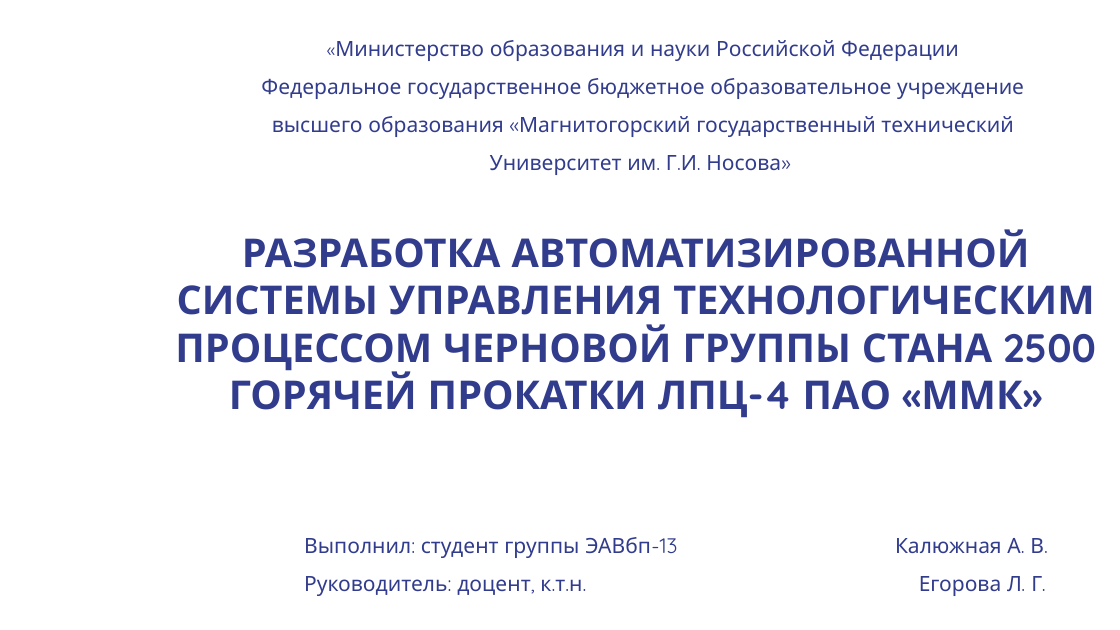
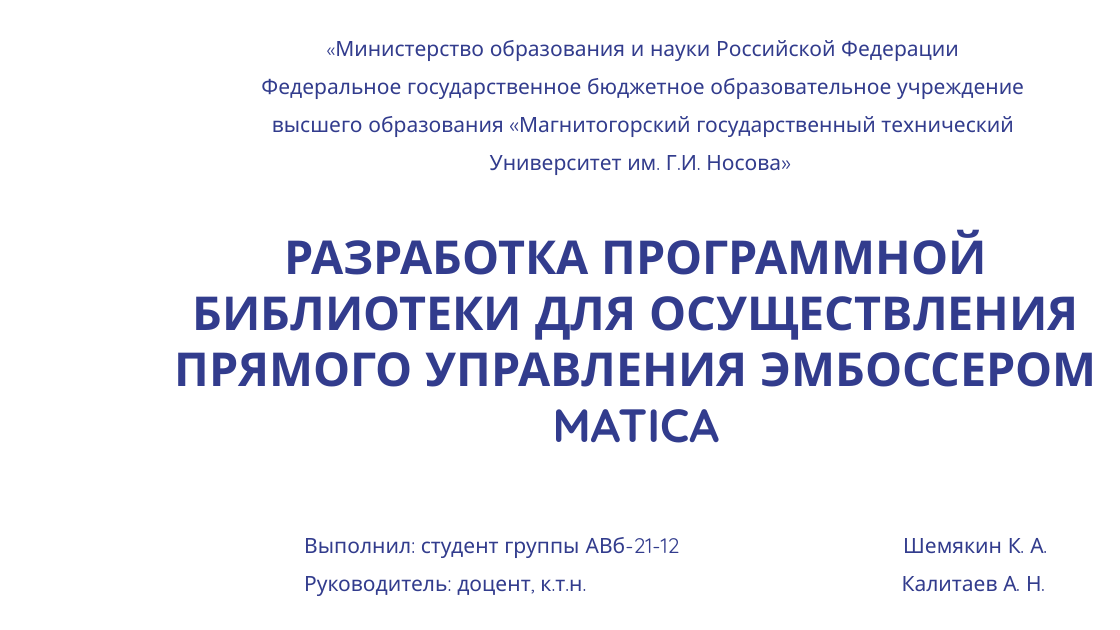
Before and after one commit to KonstantinShemyakin/Diplom, a slide deck: slide 1 of Presentation/NMSTU_Presentation.pptx. Drawn at 1120x630 pixels with LibreOffice and Linux fonts; fonts in the diff are those of the drawing; background and template pictures are left out. Boxes give left, top, right and bottom in pixels: in the first picture for what was removed or moved away, otherwise in the second. Text is boxed around its words. In the diff, an @@ line names an element or a change of style, - is before the commit and + after.

```diff
--- a/Presentation/NMSTU_Presentation.pptx
+++ b/Presentation/NMSTU_Presentation.pptx
@@ text at bbox=[175, 230, 1097, 443]: text changed; size 34 to 40 pt @@
-РАЗРАБОТКА АВТОМАТИЗИРОВАННОЙ СИСТЕМЫ УПРАВЛЕНИЯ ТЕХНОЛОГИЧЕСКИМ ПРОЦЕССОМ ЧЕРНОВОЙ ГРУППЫ СТАНА 2500 ГОРЯЧЕЙ ПРОКАТКИ ЛПЦ-4 ПАО «ММК»
+РАЗРАБОТКА ПРОГРАММНОЙ БИБЛИОТЕКИ ДЛЯ ОСУЩЕСТВЛЕНИЯ ПРЯМОГО УПРАВЛЕНИЯ ЭМБОССЕРОМ MATICA
@@ text at bbox=[304, 537, 1043, 596]: text changed @@
-Выполнил: студент группы ЭАВбп-13 Калюжная А. В.
-Руководитель: доцент, к.т.н. Егорова Л. Г.
+Выполнил: студент группы АВб-21-12 Шемякин К. А.
+Руководитель: доцент, к.т.н. Калитаев А. Н.
```
Also in this commit, not shown: 2 other slides changed, 3 slides added, 2 slides removed, 2 other files.
